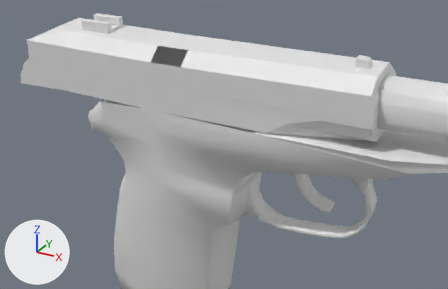
Renders of the OBJ model Vertex_Animation_Compiler/Assets/Makarov_Pistol_Reload125.obj from each side of a commit.
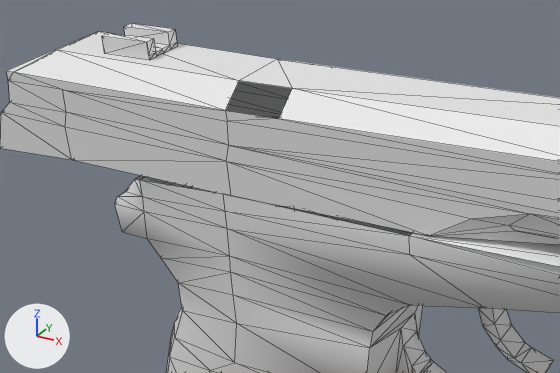
There are two pictures of each version: one whole from a camera (50 mm lens) standing at (0.4795, -0.295, 0.0278) and looking at (0.3838, -0.121, -0.0592), one close up on the part from 5% to 76% of the width and 0% to 73% of the height. Arrows for +X, +Y and +Z are at lower left; the lights stay in place. The close-ups show mesh edges as thin lines. Where no turn or scale is listed for an object, it has been applied to the vertices.

The scene before the commit, as lines of its bpy script (objects in view):
```python
me_rest_of_the_gun_sphere = bpy.data.meshes.new('Rest_of_the_gun_Sphere')
me_rest_of_the_gun_sphere.from_pydata(...)  # 272 vertices, 519 faces; spans x 0.327..0.478, y -0.129..-0.095, z -0.142..-0.027
# before: 164 (0.399, -0.104, -0.046), 166 (0.336, -0.129, -0.049) at pixel (134, 179), 175 (0.338, -0.129, -0.049) at pixel (139, 179), 178 (0.399, -0.129, -0.049) at pixel (409, 235), 179 (0.359, -0.129, -0.048) at pixel (223, 193)
# before: 180 (0.338, -0.104, -0.046), 181 (0.359, -0.104, -0.046), 183 (0.336, -0.104, -0.046)
me_top_slider_sphere_001 = bpy.data.meshes.new('Top_Slider_Sphere.001')
me_top_slider_sphere_001.from_pydata(...)  # 127 vertices, 227 faces; spans x 0.2975..0.4371, y -0.1311..-0.1042, z -0.0482..-0.0204
# before: 65 (0.3731, -0.1309, -0.0302) at pixel (278, 118), 68 (0.3613, -0.1311, -0.0303) at pixel (225, 110), 76 (0.3731, -0.1261, -0.0256) at pixel (292, 88), 77 (0.3613, -0.1262, -0.0257) at pixel (239, 80)
ob_rest_of_the_gun_sphere = bpy.data.objects.new('Rest_of_the_gun_Sphere', me_rest_of_the_gun_sphere)
ob_rest_of_the_gun_sphere.location = (0.0, 0.0, 0.0)
ob_top_slider_sphere_001 = bpy.data.objects.new('Top_Slider_Sphere.001', me_top_slider_sphere_001)
ob_top_slider_sphere_001.location = (0.0, 0.0, 0.0)
```
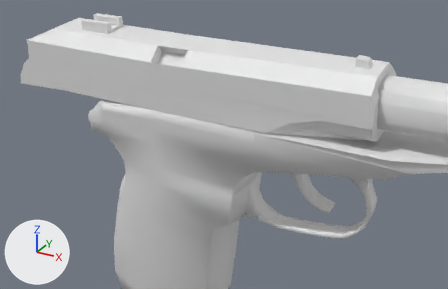
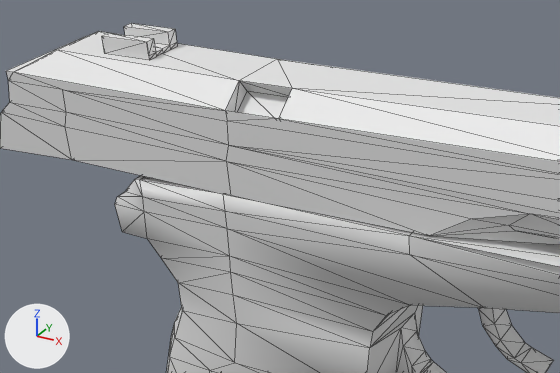
Where the change shows, as pixel boxes [x1, y1, x2, y2] in the close-ups (560 x 373 px):
part 1 of me_rest_of_the_gun_sphere, added: after [135, 176, 413, 236]
part 2 of me_top_slider_sphere_001, added: after [225, 81, 292, 119]

The change in detail:
me_rest_of_the_gun_sphere has 272 vertices, 519 faces and spans x 0.327..0.478, y -0.129..-0.095, z -0.142..-0.027.
me_rest_of_the_gun_sphere is used by ob_rest_of_the_gun_sphere; location (0.0, 0.0, 0.0).
Verts and faces of me_rest_of_the_gun_sphere; kept vertices keep their numbers, new ones are numbered from 272.
Part 1, on me_rest_of_the_gun_sphere:
New faces: (164, 181, 179), (175, 179, 181), (166, 175, 183), (164, 179, 178), (175, 181, 180), (175, 180, 183).
me_top_slider_sphere_001 has 127 vertices, 227 faces and spans x 0.2975..0.4371, y -0.1311..-0.1042, z -0.0482..-0.0204.
me_top_slider_sphere_001 is used by ob_top_slider_sphere_001; location (0.0, 0.0, 0.0).
Verts and faces of me_top_slider_sphere_001; kept vertices keep their numbers, new ones are numbered from 127.
Part 2, on me_top_slider_sphere_001:
New vertex 127 is at (0.3731, -0.1283, -0.0329).
New vertex 128 is at (0.3613, -0.1285, -0.0329).
New vertex 129 is at (0.3731, -0.1235, -0.0283).
New vertex 130 is at (0.3613, -0.1237, -0.0283), pixel (247, 91).
New faces: (65, 128, 68), (127, 129, 130), (76, 77, 129), (65, 129, 127), (77, 128, 130), (65, 127, 128).
New faces: (127, 130, 128), (77, 130, 129), (65, 76, 129), (68, 128, 77).
